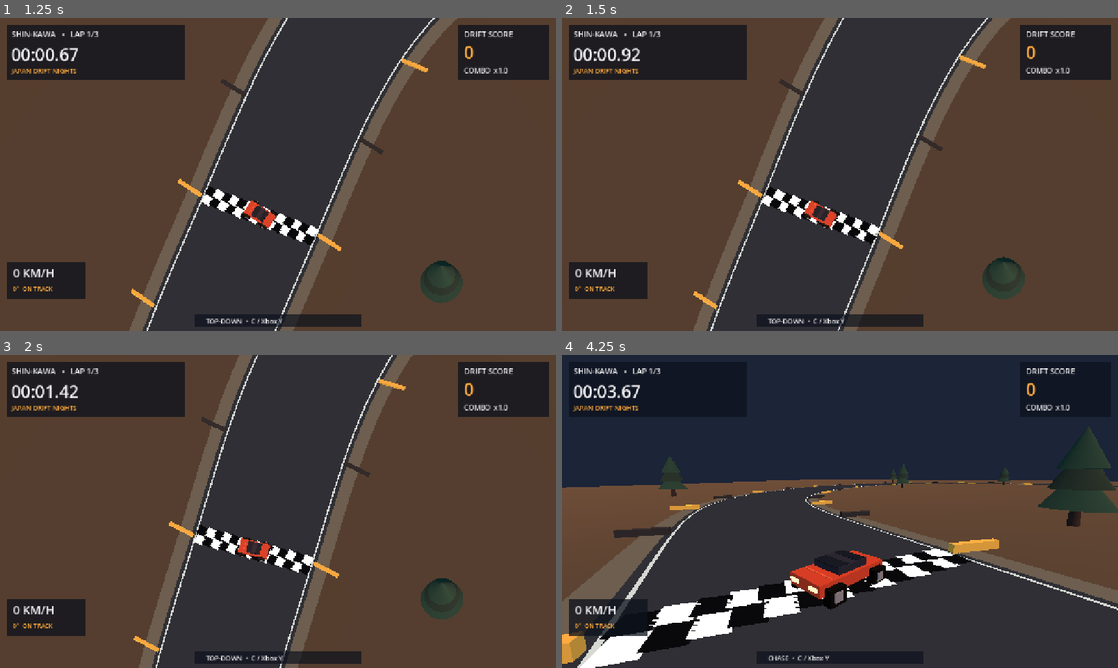
Above: before the commit, frames 1-4 (two rows, left to right).
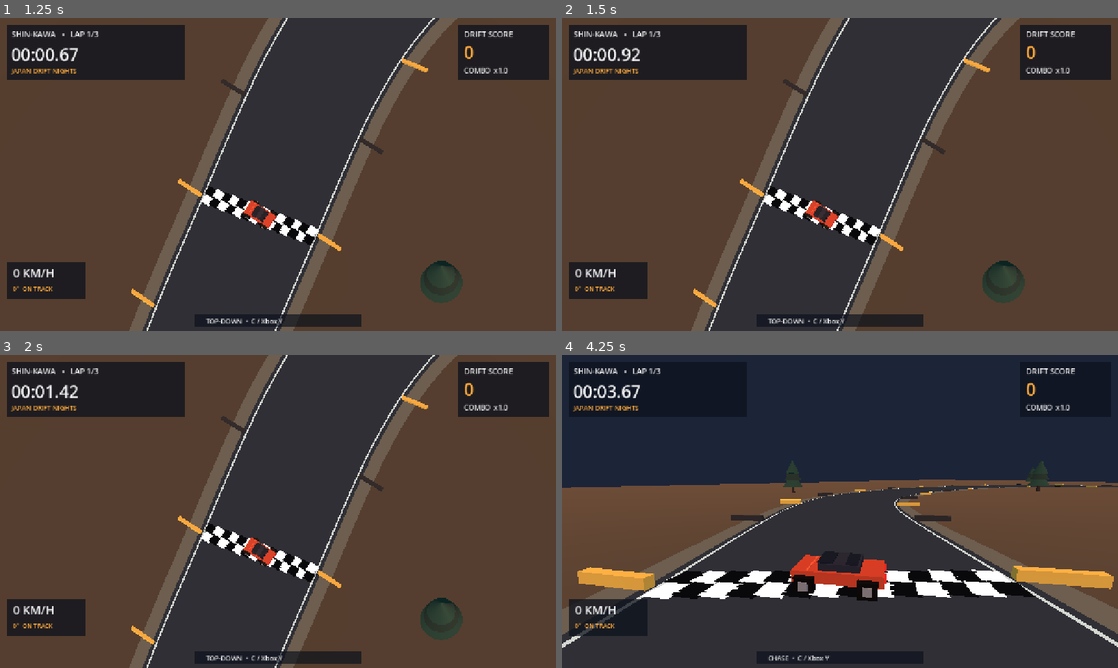
Above: after the commit, the same moments.

Repository: karllondor/Nitro-Wheelz-
Game: Godot game, scene res://scenes/boot.tscn
Same seed, same stepped clock (60 frames per second), same inputs: the game is played once before the commit and once after it.
Inputs (mouse positions are in pixels of both pictures, inside the frame that each line leads up to):
- Up to frame 1 (1.25 s): click "START DRIFT SESSION" at 0.5 s
- Up to frame 2 (1.5 s): tap Enter at 1.25 s; move the mouse to (962, 158) at 1.27 s; hold D (move_right) from 1.28 s (still down); hold Space (action_primary) from 1.28 s (still down); click (962, 158) at 1.42 s
- Up to frame 3 (2 s): keep holding D (move_right); keep holding Space (action_primary)
- Up to frame 4 (4.25 s): release D (move_right) at 2 s; release Space (action_primary) at 2 s; drag from (728, 527) to (812, 574) at 2.02 s; move the mouse to (895, 442) at 2.77 s; hold D (move_right) 2.78-3.5 s; hold C (camera_toggle) 2.78-3.5 s; drag from (812, 574) to (673, 464) at 3.52 s

Frame 1 is identical in both runs. In frame 2, 3.7% of the frame differs, in the area x 23-84%, y 0-100%; in frame 3, 12%; in frame 4, 24%, in the area x 0-100%, y 23-100%.

Commit message:
fix: correct inserted GDScript newlines to restore valid parser input

Diff:
--- a/game/scripts/driving/drive_model.gd
+++ b/game/scripts/driving/drive_model.gd
@@ -118,7 +118,12 @@
         rear_slip, deg_to_rad(10.0)
     )
 
-    # No tyre turning force while stationary: prevent steering in place.\n    var low_speed_grip: float = clampf(speed / 3.0, 0.0, 1.0)\n    front_lateral_accel *= low_speed_grip\n    rear_lateral_accel *= low_speed_grip\n\n    # Differential lateral forces generate yaw. Damping limits endless spins.
+    # No tyre turning force while stationary: prevent steering in place.
+    var low_speed_grip: float = clampf(speed / 3.0, 0.0, 1.0)
+    front_lateral_accel *= low_speed_grip
+    rear_lateral_accel *= low_speed_grip
+
+    # Differential lateral forces generate yaw. Damping limits endless spins.
     var yaw_accel: float = (front_lateral_accel - rear_lateral_accel) * 0.65
     yaw_rate += yaw_accel * dt
     yaw_rate *= exp(-0.62 * dt)
